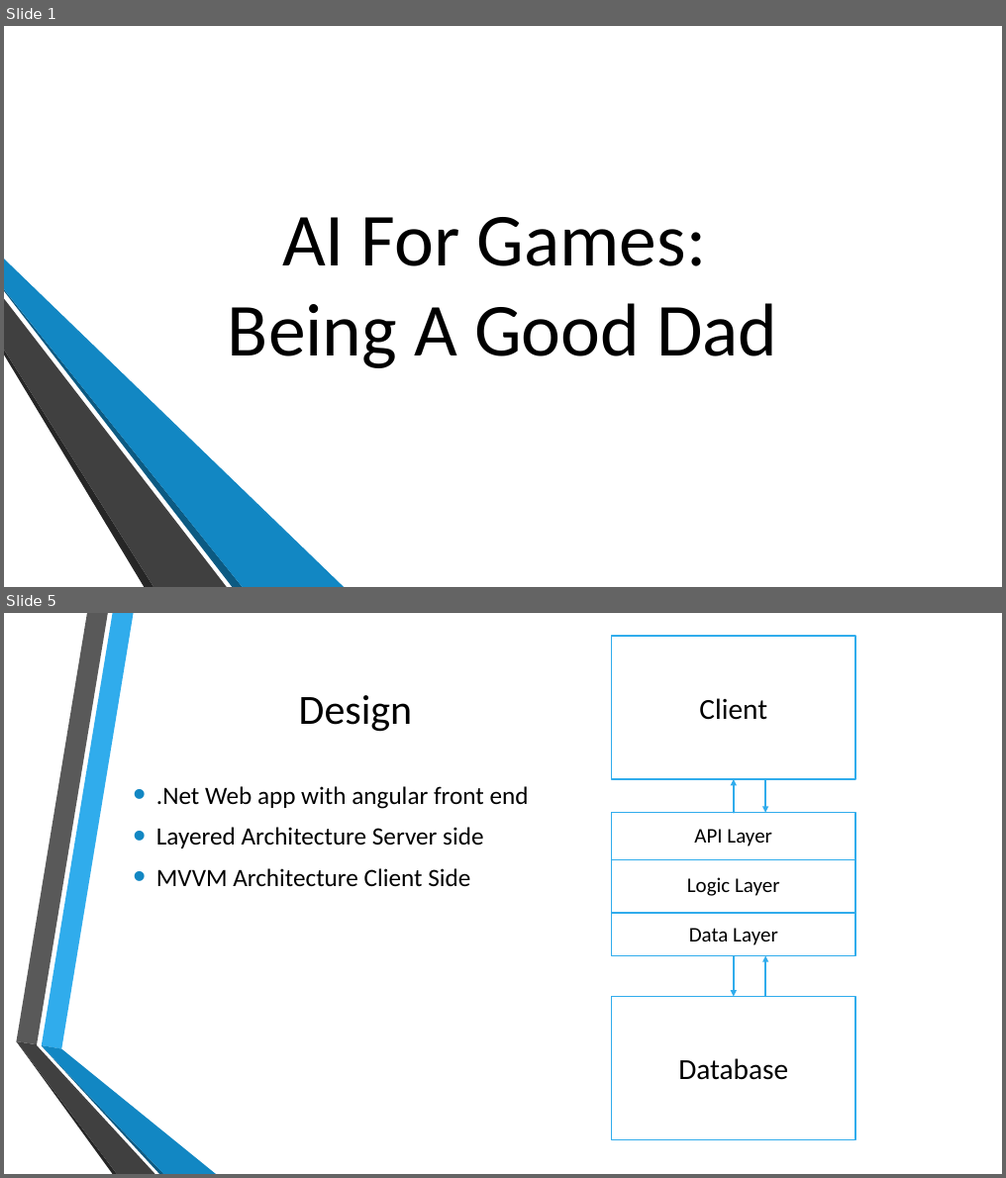
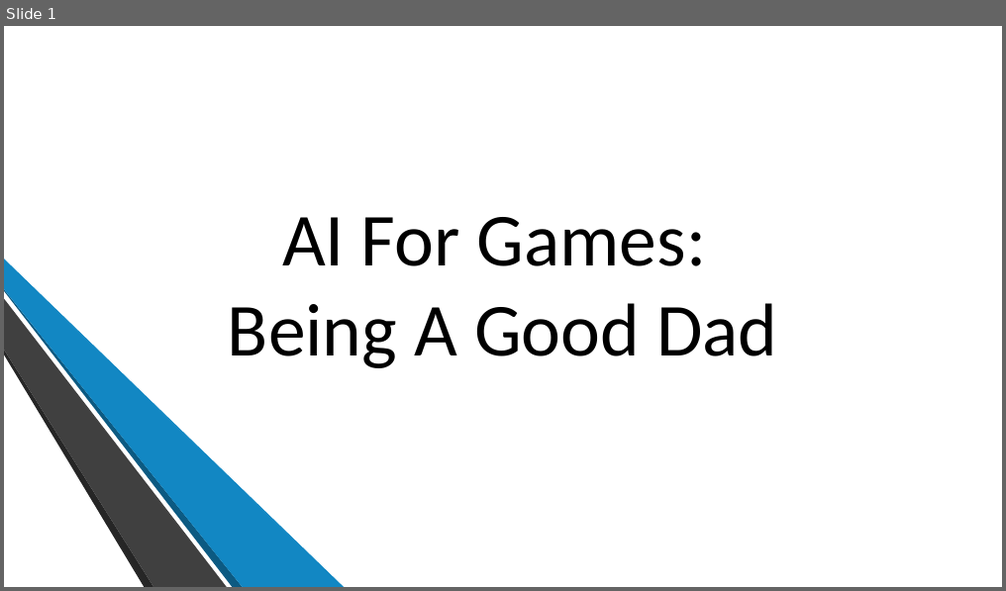
Before and after one commit to mDinardo08/diss, a slide deck: PosterDayPresentation.pptx. Shown one above the other, each under a label of ours: slides 1 and 5 before the commit, slide 1 after it; the slides between them are not shown. The pictures are 1006x1178 and 1006x591 pixels, drawn with LibreOffice and Linux fonts; fonts in the diff are those of the drawing; background and template pictures are left out. Boxes give left, top, right and bottom in pixels: in the first picture for what was removed or moved away, otherwise in the second. Text is boxed around its words. In the diff, an @@ line names an element or a change of style, - is before the commit and + after.

```diff
--- a/PosterDayPresentation.pptx
+++ b/PosterDayPresentation.pptx
@@ slide 5 removed at (4, 613, 1002, 1174), background picture (left out) @@
@@ rectangle removed at (612, 636, 856, 780) @@
-Client
@@ title removed at (299, 695, 412, 732) @@
-Design
@@ text removed at (156, 786, 529, 886) @@
-• .Net Web app with angular front end
-• Layered Architecture Server side
-• MVVM Architecture Client Side
@@ arrow removed from (734, 813) to (734, 779) @@
@@ arrow removed from (765, 779) to (765, 813) @@
@@ rectangle removed at (612, 813, 856, 957) @@
-API Layer
-Logic Layer
-Data Layer
@@ line removed from (612, 861) to (856, 861) @@
@@ line removed from (612, 913) to (856, 913) @@
@@ arrow removed from (734, 957) to (734, 997) @@
@@ arrow removed from (765, 997) to (765, 956) @@
@@ rectangle removed at (612, 997, 856, 1141) @@
-Database
@@ group removed at (16, 613, 216, 1174): 6 freeform shapes @@
```
Also in this commit, not shown: 2 slides changed, 6 slides added, 3 other slides removed, 4 other files.
